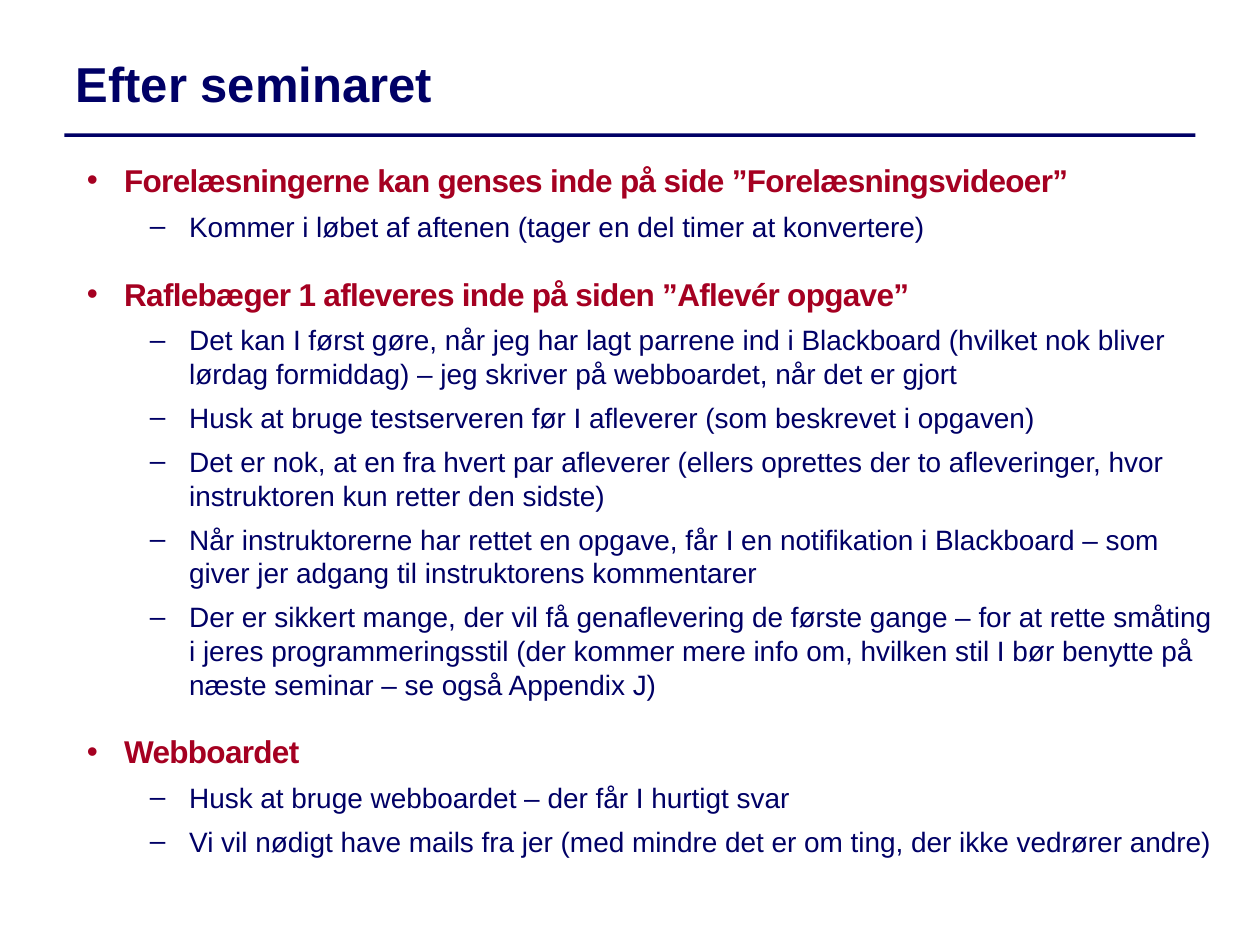
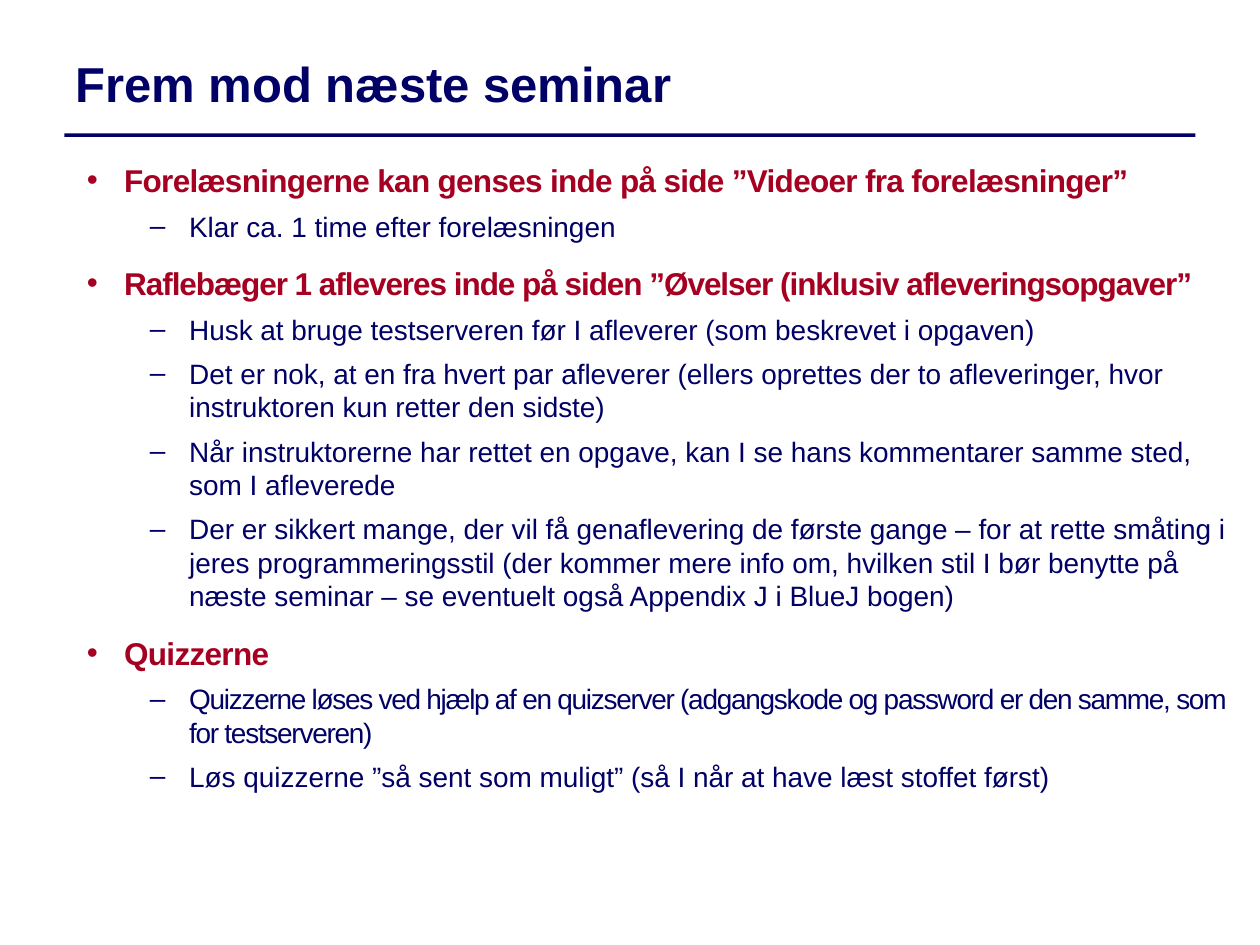
Before and after one commit to IntProgAU/Materiale, a slide deck: slide 9 of web/g22/status/Status1.pptx (slide 10 before the commit). Drawn at 1260x945 pixels with LibreOffice and Linux fonts; fonts in the diff are those of the drawing. Boxes give left, top, right and bottom in pixels: in the first picture for what was removed or moved away, otherwise in the second. Text is boxed around its words. In the diff, an @@ line names an element or a change of style, - is before the commit and + after.

```diff
--- a/web/g22/status/Status1.pptx
+++ b/web/g22/status/Status1.pptx
@@ text at (x1=76, y1=66, x2=671, y2=103): text changed @@
-Efter seminaret
+Frem mod næste seminar
@@ text at (x1=124, y1=167, x2=1192, y2=301): text changed; size 16 to 18 pt; text colour #000066 to #A50021; bold on @@
-  • Forelæsningerne kan genses inde på side ”Forelæsningsvideoer”
-  – Kommer i løbet af aftenen (tager en del timer at konvertere)
-  • Raflebæger 1 afleveres inde på siden ”Aflevér opgave”
-  – Det kan I først gøre, når jeg har lagt parrene ind i Blackboard (hvilket nok bliver lørdag formiddag) – jeg skriver på webboardet, når det er gjort
+  • Forelæsningerne kan genses inde på side ”Videoer fra forelæsninger”
+  – Klar ca. 1 time efter forelæsningen
+  • Raflebæger 1 afleveres inde på siden ”Øvelser (inklusiv afleveringsopgaver”
@@ text at (x1=124, y1=440, x2=1226, y2=792): text changed @@
-  – Når instruktorerne har rettet en opgave, får I en notifikation i Blackboard – som giver jer adgang til instruktorens kommentarer
-  – Der er sikkert mange, der vil få genaflevering de første gange – for at rette småting i jeres programmeringsstil (der kommer mere info om, hvilken stil I bør benytte på næste seminar – se også Appendix J)
-  • Webboardet
-  – Husk at bruge webboardet – der får I hurtigt svar
-  – Vi vil nødigt have mails fra jer (med mindre det er om ting, der ikke vedrører andre)
+  – Når instruktorerne har rettet en opgave, kan I se hans kommentarer samme sted, som I afleverede
+  – Der er sikkert mange, der vil få genaflevering de første gange – for at rette småting i jeres programmeringsstil (der kommer mere info om, hvilken stil I bør benytte på næste seminar – se eventuelt også Appendix J i BlueJ bogen)
+  • Quizzerne
+  – Quizzerne løses ved hjælp af en quizserver (adgangskode og password er den samme, som for testserveren)
+  – Løs quizzerne ”så sent som muligt” (så I når at have læst stoffet først)
```
Also in this commit, not shown: 8 other slides changed, 3 slides added, 2 slides removed.
